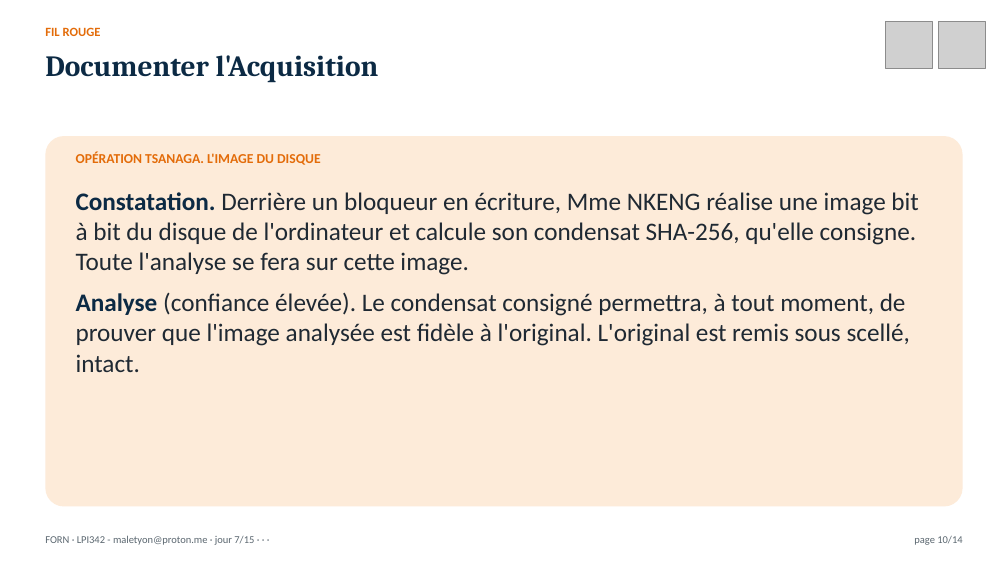
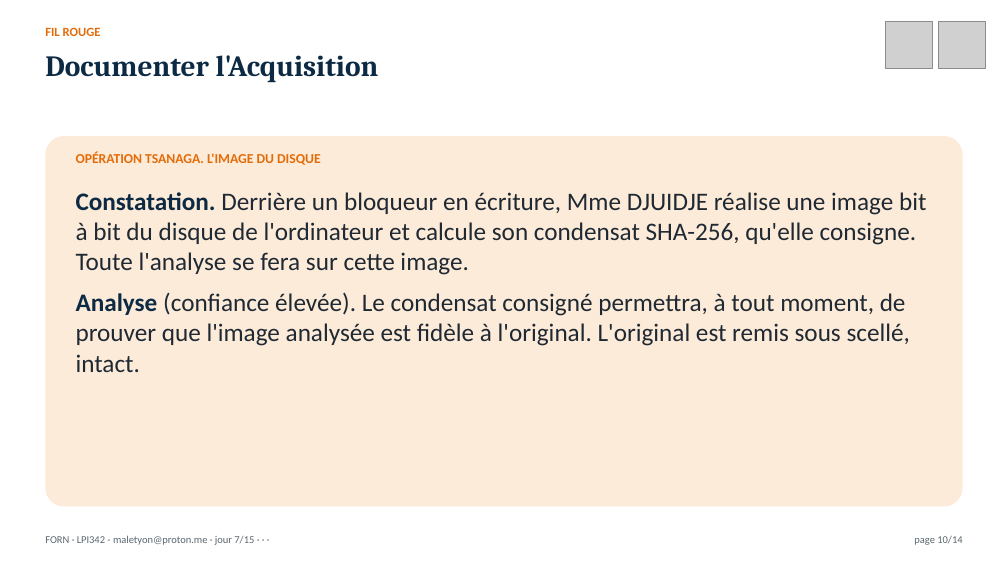
Before and after one commit to MaletYon/cours-forn, a slide deck: slide 10 of Présentation/FORN_J07.pptx. Drawn at 1008x567 pixels with LibreOffice and Linux fonts; fonts in the diff are those of the drawing; grey boxes stand for pictures. Boxes give left, top, right and bottom in pixels: in the first picture for what was removed or moved away, otherwise in the second. Text is boxed around its words. In the diff, an @@ line names an element or a change of style, - is before the commit and + after.

```diff
--- a/Présentation/FORN_J07.pptx
+++ b/Présentation/FORN_J07.pptx
@@ text at [76, 192, 926, 275]: text changed @@
-Constatation. Derrière un bloqueur en écriture, Mme NKENG réalise une image bit à bit du disque de l'ordinateur et calcule son condensat SHA-256, qu'elle consigne. Toute l'analyse se fera sur cette image.
+Constatation. Derrière un bloqueur en écriture, Mme DJUIDJE réalise une image bit à bit du disque de l'ordinateur et calcule son condensat SHA-256, qu'elle consigne. Toute l'analyse se fera sur cette image.
```
Also in this commit, not shown: 26 other files.
